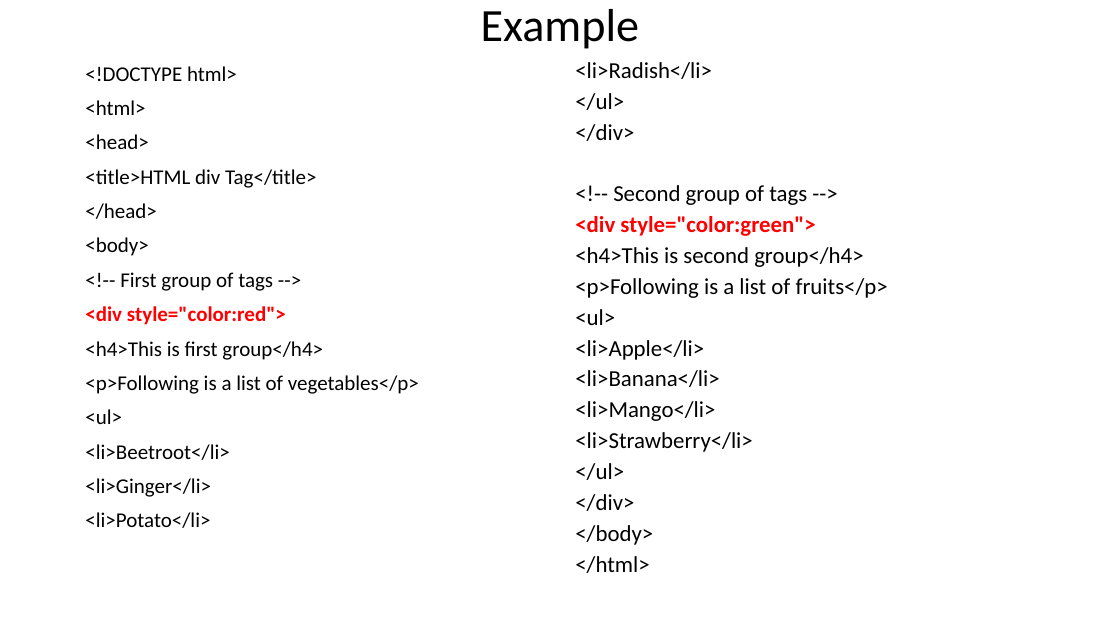
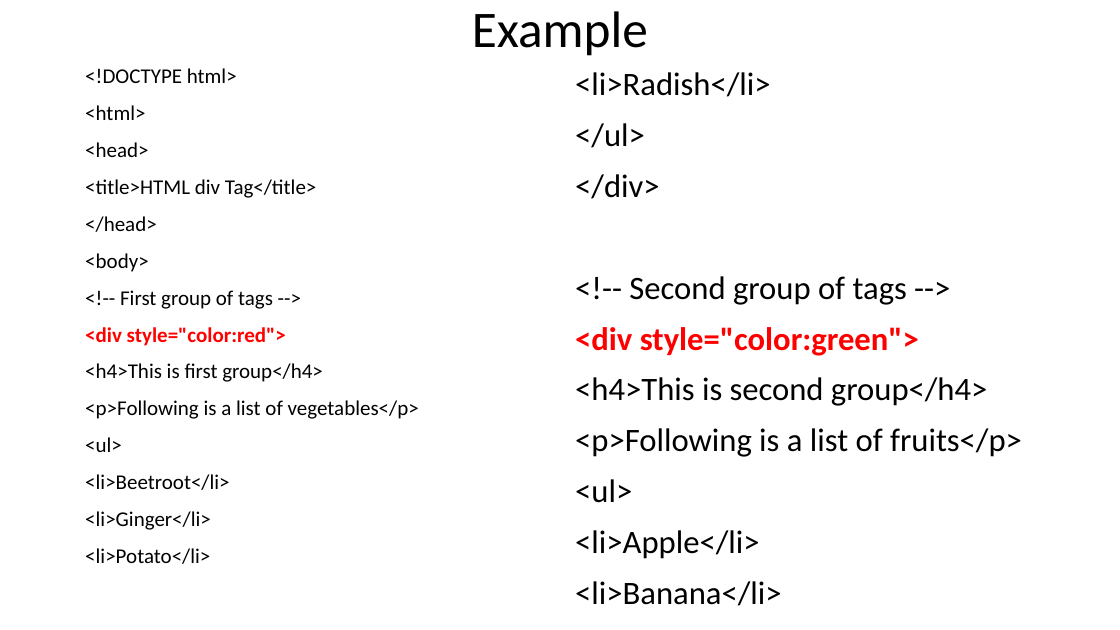
Before and after one commit to emyu10/dipit, a slide deck: slide 3 of docs/modules/web-design/ppts/Grouping-HTML-Elements.pptx. Drawn at 1120x630 pixels with LibreOffice and Linux fonts; fonts in the diff are those of the drawing. Boxes give left, top, right and bottom in pixels: in the first picture for what was removed or moved away, otherwise in the second. Text is boxed around its words. In the diff, an @@ line names an element or a change of style, - is before the commit and + after.

```diff
--- a/docs/modules/web-design/ppts/Grouping-HTML-Elements.pptx
+++ b/docs/modules/web-design/ppts/Grouping-HTML-Elements.pptx
@@ text "Example" at (472,11,648,56): size 39.6 to 44 pt; line spacing 0.9 to 1 @@
@@ text "<!DOCTYPE html>" at (85,68,419,564): line spacing 0.9 to 1 @@
@@ text "<li>Radish</li>" at (575,72,1022,606): size 19.6 to 28 pt; line spacing 0.7 to 1 @@
```
Also in this commit, not shown: 4 other slides changed, 19 slides removed, 8 other files.
